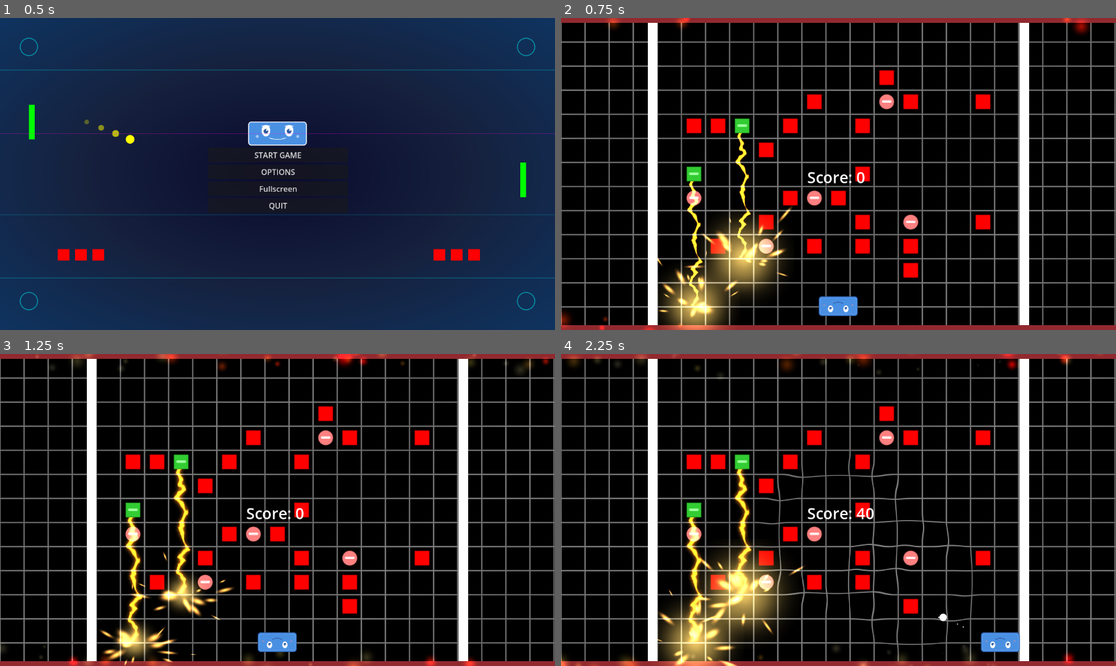
Above: before the commit, frames 1-4 (two rows, left to right).
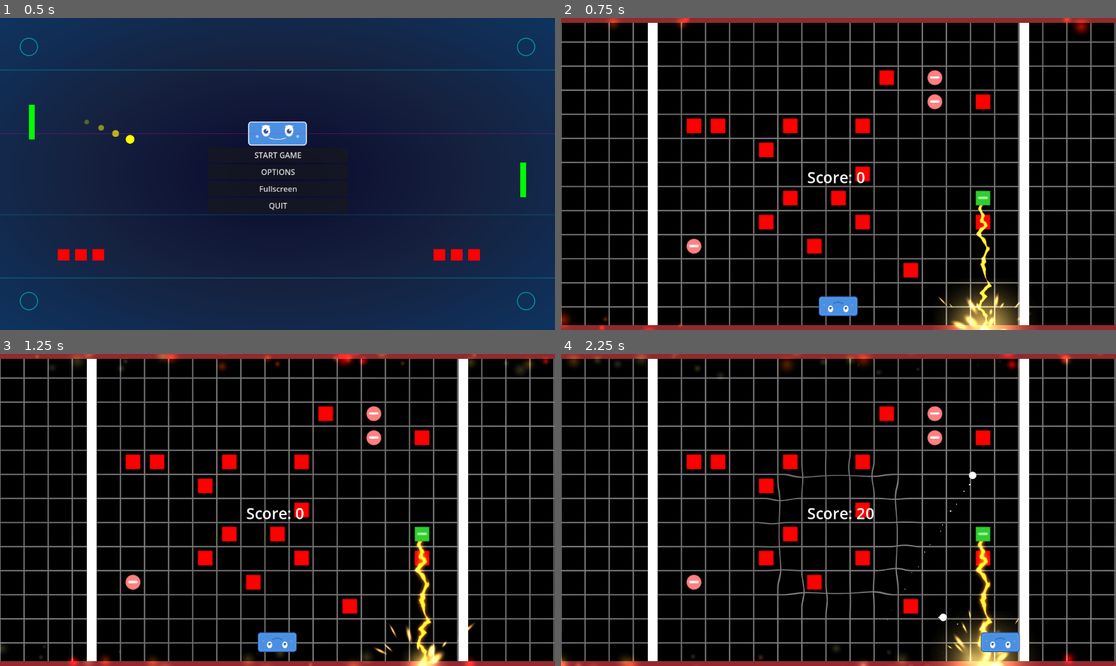
Above: after the commit, the same moments.

Repository: Nicheen/GameJamSummer2025
Game: Godot game, scene res://scenes/menus/main_menu.tscn
Same seed, same stepped clock (60 frames per second), same inputs: the game is played once before the commit and once after it.
Inputs (mouse positions are in pixels of both pictures, inside the frame that each line leads up to):
- Up to frame 1 (0.5 s): no input
- Up to frame 2 (0.75 s): click "START GAME" at 0.5 s
- Up to frame 3 (1.25 s): no input
- Up to frame 4 (2.25 s): tap Enter (ui_accept) at 1.25, 1.52 s; move the mouse to (960, 494) at 1.27 s; hold D (move_right) 1.28-2.03 s; click (960, 494) at 1.35 s; move the mouse to (727, 525) at 2.02 s; hold S (teleport_down) from 2.03 s (still down); click (727, 525) at 2.1 s

Frame 1 is identical in both runs. In frame 2, 9.1% of the frame differs, in the area x 17-85%, y 16-100%; in frame 3, 6.0%; in frame 4, 11%.

Commit message:
levels added

Diff:
--- a/gamejamsummer2025/images/textures/thunder_shader.tres
+++ b/gamejamsummer2025/images/textures/thunder_shader.tres
@@ -92,7 +92,6 @@
 
 }
 "
-graph_offset = Vector2(-141.33, -62.904)
 mode = 1
 modes/blend = 1
 flags/unshaded = true
--- a/gamejamsummer2025/scenes/main.tscn
+++ b/gamejamsummer2025/scenes/main.tscn
@@ -1,7 +1,8 @@
-[gd_scene load_steps=15 format=3 uid="uid://cj36iyr5bw5pe"]
+[gd_scene load_steps=16 format=3 uid="uid://cj36iyr5bw5pe"]
 
 [ext_resource type="Script" uid="uid://c2dkvm0rwmi1d" path="res://scripts/main.gd" id="1_elqb8"]
 [ext_resource type="Texture2D" uid="uid://c65h8mkqgajjv" path="res://images/textures/VFX_NOEL_CIRCLE.jpg" id="2_rvslj"]
+[ext_resource type="Script" uid="uid://8fvtdceyak8j" path="res://scripts/level_manager.gd" id="3_0bbpv"]
 
 [sub_resource type="RectangleShape2D" id="RectangleShape2D_o5qli"]
 size = Vector2(200, 648)
@@ -129,3 +130,6 @@
 
 [node name="WorldEnvironment" type="WorldEnvironment" parent="."]
 environment = SubResource("Environment_o5qli")
+
+[node name="LevelManager" type="Node" parent="."]
+script = ExtResource("3_0bbpv")
--- /dev/null
+++ b/gamejamsummer2025/scripts/level_manager.gd
@@ -0,0 +1,116 @@
+extends Node
+
+var main_scene: Node2D
+var current_level: int = 1
+
+func start_level(level: int):
+	current_level = level
+	print("Starting level: ", level)
+
+	# Rensa tidigare enemies/blocks
+	clear_level()
+
+	# Spawna nya baserat på level
+	spawn_level_content(level)
+
+	# Uppdatera UI
+	update_level_ui()
+
+func clear_level():
+	# Ta bort alla befintliga enemies och blocks
+	for enemy in main_scene.enemies:
+		if is_instance_valid(enemy):
+			enemy.queue_free()
+
+	for block in main_scene.blocks:
+		if is_instance_valid(block):
+			block.queue_free()
+
+	for lazer_block in main_scene.lazer_blocks:
+		if is_instance_valid(lazer_block):
+			lazer_block.queue_free()
+
+	# Rensa arrays
+	main_scene.enemies.clear()
+	main_scene.blocks.clear()
+	main_scene.lazer_blocks.clear()
+
+	# Återställ räknare
+	main_scene.enemies_killed = 0
+	main_scene.total_enemies = 0
+
+func spawn_level_content(level: int):
+	# Beräkna antal enemies baserat på level
+	var base_blocks = 15
+	var base_enemies = 3
+	var base_lazer = 1
+
+	# Öka svårighetsgrad varje level
+	var blocks_count = base_blocks + (level - 1) * 3  # +3 block per level
+	var enemies_count = base_enemies + (level - 1) * 1  # +1 enemy per level
+	var lazer_count = base_lazer + (level - 1) / 3  # +1 lazer var 3:e level
+
+	# Max gränser
+	blocks_count = min(blocks_count, 40)
+	enemies_count = min(enemies_count, 10)
+	lazer_count = min(lazer_count, 5)
+
+	# Spawna innehåll
+	spawn_blocks_for_level(blocks_count)
+	spawn_lazer_for_level(lazer_count)
+	spawn_enemies_for_level(enemies_count)
+
+	print("Level ", level, " spawned: ", blocks_count, " blocks, ", enemies_count, " enemies, ", lazer_count, " lazer")
+
+func spawn_blocks_for_level(count: int):
+	var selected_positions = main_scene.get_random_spawn_positions(count)
+	for pos in selected_positions:
+		main_scene.spawn_enemy_kvadrat_at_position(pos)
+
+func spawn_lazer_for_level(count: int):
+	# Hitta lediga positioner
+	var used_positions: Array[Vector2] = []
+	for block in main_scene.blocks:
+		used_positions.append(block.global_position)
+
+	var available_positions = main_scene.all_spawn_positions.filter(
+		func(pos): return not pos in used_positions
+	)
+
+	available_positions.shuffle()
+	var spawn_count = min(count, available_positions.size())
+
+	for i in range(spawn_count):
+		main_scene.spawn_enemy_lazer_at_position(available_positions[i])
+
+func spawn_enemies_for_level(count: int):
+	# Samma logik som din befintliga spawn_enemies men med count parameter
+	var used_positions: Array[Vector2] = []
+	for block in main_scene.blocks:
+		used_positions.append(block.global_position)
+	for lazer_block in main_scene.lazer_blocks:
+		used_positions.append(lazer_block.global_position)
+
+	var available_positions = main_scene.all_spawn_positions.filter(
+		func(pos): return not pos in used_positions
+	)
+
+	available_positions.shuffle()
+	var spawn_count = min(count, available_positions.size())
+
+	for i in range(spawn_count):
+		main_scene.spawn_enemy_at_position(available_positions[i])
+
+func update_level_ui():
+	# Uppdatera UI för att visa current level
+	if main_scene.score_label:
+		main_scene.score_label.text = "Level: " + str(current_level) + " | Score: " + str(main_scene.current_score)
+
+func level_completed():
+	print("Level ", current_level, " completed!")
+
+	# Kort paus innan nästa level
+	await get_tree().create_timer(2.0).timeout
+
+	current_level += 1
+	start_level(current_level)
--- a/gamejamsummer2025/scripts/main.gd
+++ b/gamejamsummer2025/scripts/main.gd
@@ -15,6 +15,7 @@
 const THUNDER = "res://effects/thunder.tscn"
 
 # Game objects
+var level_manager: Node
 var player: CharacterBody2D
 var pause_menu: Control
 var death_menu: Control
@@ -25,6 +26,7 @@
 var all_spawn_positions: Array[Vector2] = []
 
 # Game state
+var current_level: int = 1
 var current_score: int = 0
 var enemies_killed: int = 0
 var total_enemies: int = 0
@@ -51,9 +53,8 @@
 	# Set up the game
 	setup_play_area()
 	generate_spawn_positions()
-	spawn_enemy_kvadrat() #ordningen spelar roll här
-	spawn_enemies() #ordningen spelar roll här
-	spawn_enemy_lazer()  #ordningen spelar roll här
+	setup_level_manager()
+	level_manager.start_level(current_level)
 	spawn_player()
 	setup_pause_menu()
 	setup_death_menu()
@@ -77,6 +78,15 @@
 func setup_play_area():
 	# Create grid background with distortion support
 	create_grid_background()
+
+func setup_level_manager():
+	level_manager = Node.new()
+	level_manager.name = "LevelManager"
+	add_child(level_manager)
+	level_manager.set_script(load("res://scripts/level_manager.gd"))
+
+	# Ge level manager tillgång till main-scenen
+	level_manager.main_scene = self
 
 func create_distortion_effect(center: Vector2, force: float = -1.0, radius: float = -1.0, duration: float = -1.0) -> int:
 	"""Create a new distortion effect at the given position"""
@@ -126,6 +136,7 @@
 
 		i -= 1
 
+
 func update_shader_uniforms():
 	"""Update shader uniforms with current distortion data"""
 	if not shader_material:
@@ -417,6 +428,21 @@
 		death_menu.show_death_menu()
 
 # Fixed functions that capture position before object is freed
+func _on_enemy_died(score_points: int):
+	enemies_killed += 1
+	current_score += score_points
+
+	print("Enemy killed! Score: ", current_score, " Enemies remaining: ", (total_enemies - enemies_killed))
+
+	# Update UI
+	update_ui()
+
+	# Check win condition - använd level manager istället för player_wins
+	if enemies_killed >= total_enemies:
+		if level_manager and level_manager.has_method("level_completed"):
+			level_manager.level_completed()
+		else:
+			player_wins()  # Fallback
 func _on_enemy_died_with_distortion(score_points: int, death_position: Vector2):
 	"""Handle enemy death with distortion effect"""
 	create_enemy_death_distortion(death_position)
@@ -436,19 +462,6 @@
 	create_distortion_effect(death_position, force, radius, duration)
 	_on_enemy_died(score_points)
 
-func _on_enemy_died(score_points: int):
-	enemies_killed += 1
-	current_score += score_points
-
-	print("Enemy killed! Score: ", current_score, " Enemies remaining: ", (total_enemies - enemies_killed))
-
-	# Update UI
-	update_ui()
-
-	# Check win condition
-	if enemies_killed >= total_enemies:
-		player_wins()
-
 func _on_enemy_hit(damage: int):
 	# Optional: Add score for hitting enemies
 	current_score += damage
Not shown, added: gamejamsummer2025/scripts/level_manager.gd.uid
